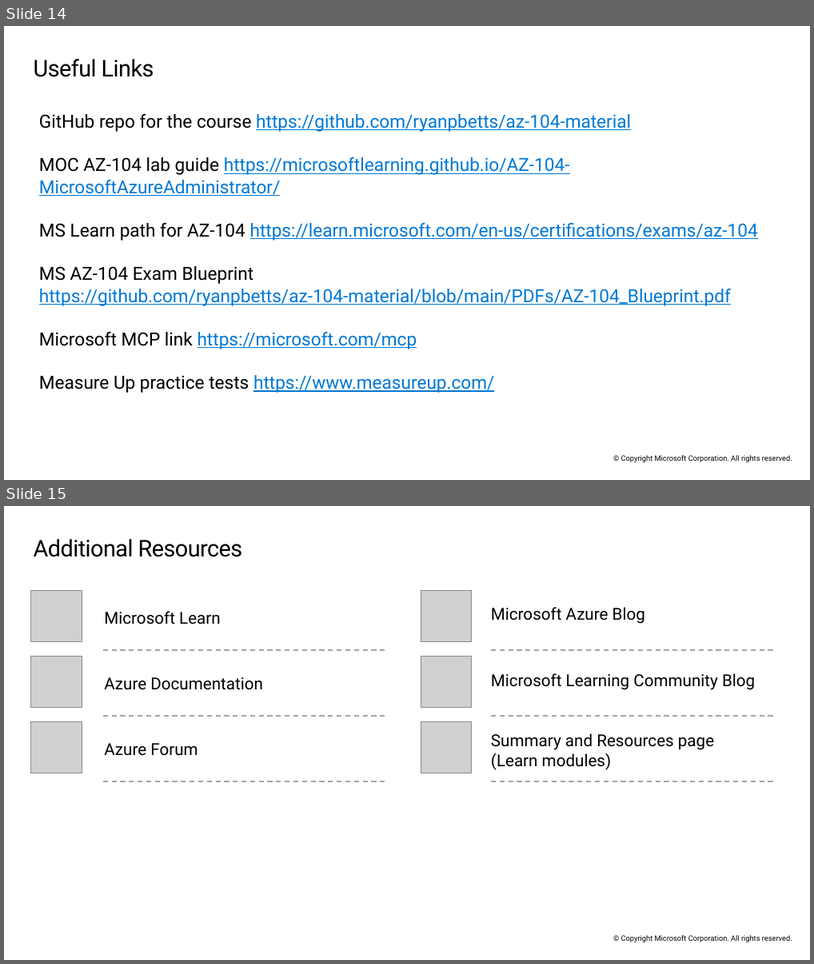
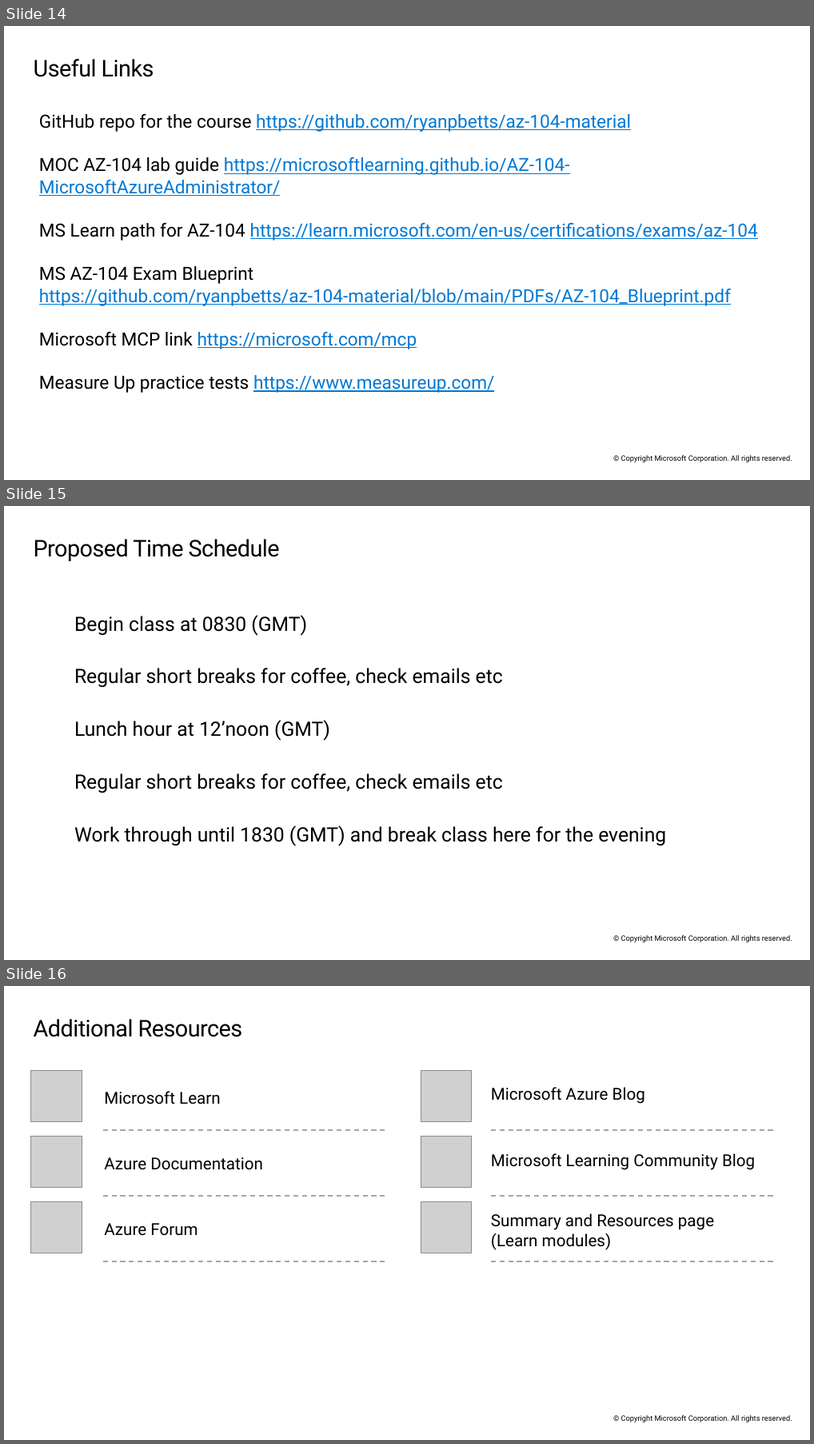
Before and after one commit to ryanpbetts/az-104-material, a slide deck: Slides/AZ-104T00A-ENU-PowerPoint_00 - done.pptx. Shown one above the other, each under a label of ours: slides 14 and 15 before the commit, slides 14, 15 and 16 after it. The pictures are 814x964 and 814x1444 pixels, drawn with LibreOffice and Linux fonts; fonts in the diff are those of the drawing; grey boxes stand for pictures. Boxes give left, top, right and bottom in pixels: in the first picture for what was removed or moved away, otherwise in the second. Text is boxed around its words. In the diff, an @@ line names an element or a change of style, - is before the commit and + after.

```diff
--- a/Slides/AZ-104T00A-ENU-PowerPoint_00 - done.pptx
+++ b/Slides/AZ-104T00A-ENU-PowerPoint_00 - done.pptx
@@ slide 15 added at <box>4,506,810,960</box>, background #FFFFFF; not listed: 1 template element that a slide beside it also shows @@
@@ title added at <box>34,539,280,561</box>, 28 pt, text #000000 @@
+Proposed Time Schedule
@@ text added at <box>74,615,666,846</box>, 24 pt, text #000000 @@
+Begin class at 0830 (GMT)
+Regular short breaks for coffee, check emails etc
+Lunch hour at 12’noon (GMT)
+Regular short breaks for coffee, check emails etc
+Work through until 1830 (GMT) and break class here for the evening
@@ what was slide 15 is now slide 16 @@
```
Also in this commit, not shown: 4 slides changed, 4 other files.
